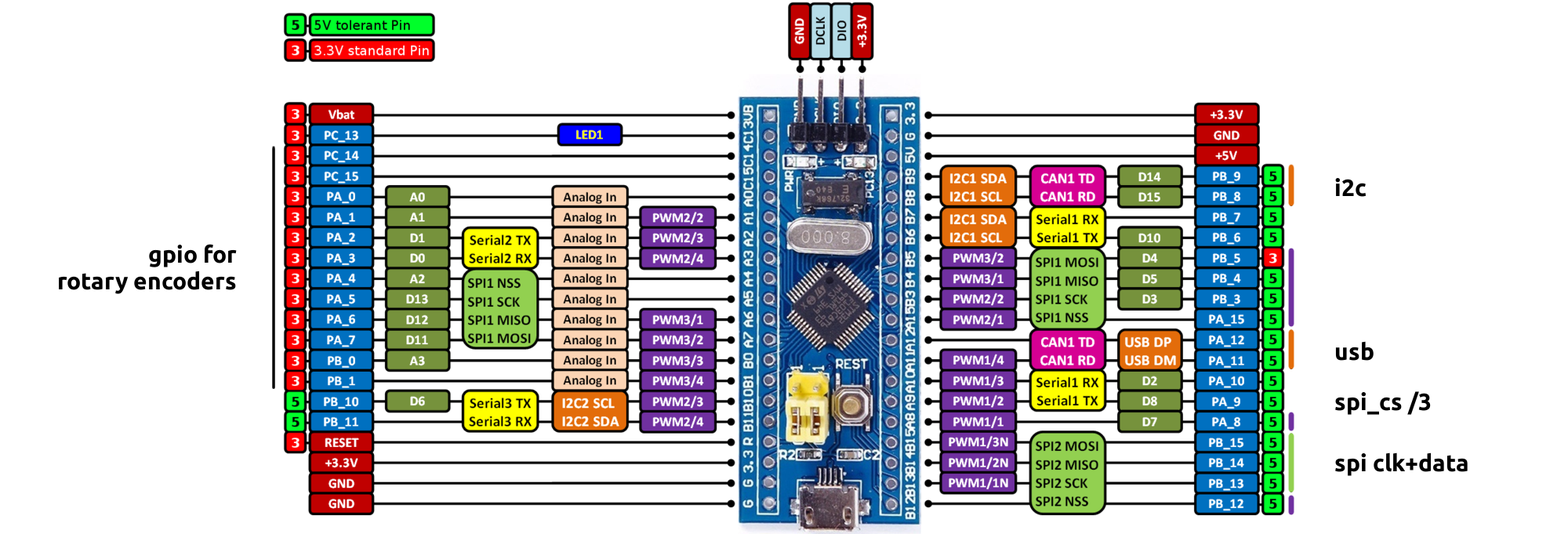
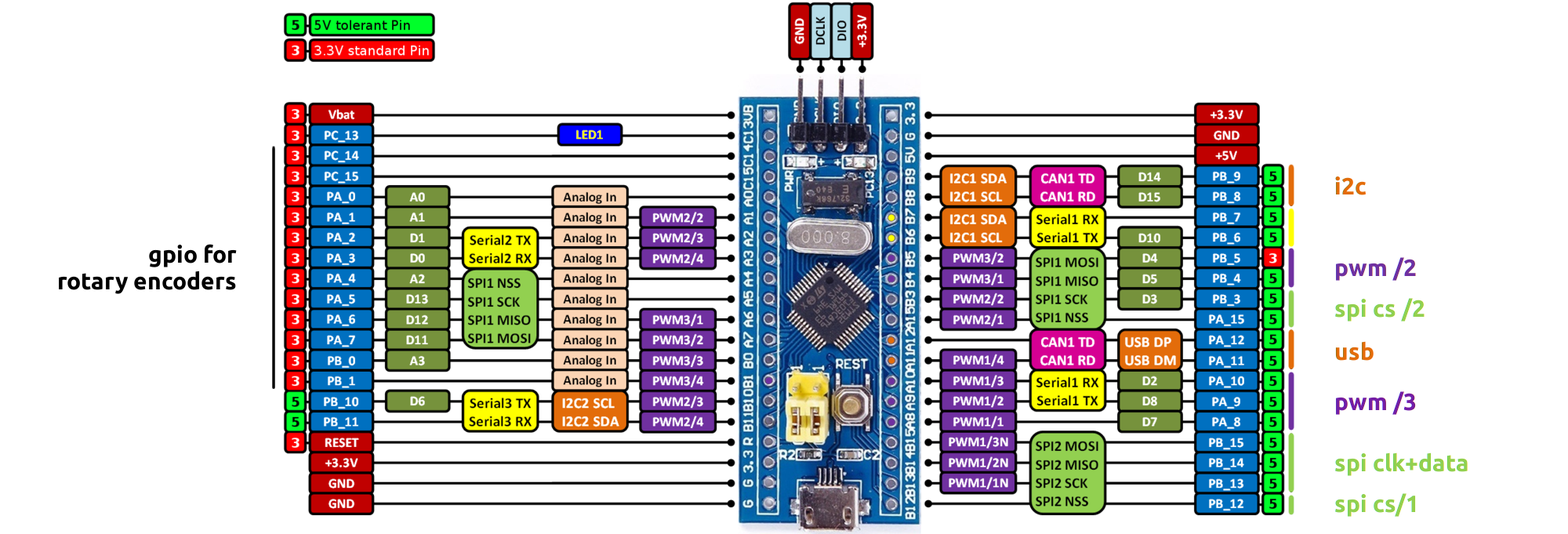
The second 1568 × 534 image is a revision of the first. Changes to its layers:
painted on "Layer #1" over [765, 207, 1295, 516]
added layer "pwm /2" above "spi clk+data" over [1335, 257, 1416, 281]
painted on "spi clk+data" over [1335, 452, 1468, 476]
painted on "i2c" over [1335, 176, 1367, 197]
renamed "spi_cs /3" to "pwm /3", painted on it over [1335, 391, 1431, 415]
painted on "usb" over [1335, 341, 1374, 361]
added layer "spi cs/1" above "spi cs /2" over [1335, 493, 1416, 517]
added layer "spi cs /2" above "Layer" over [1335, 297, 1425, 322]
painted on "Layer" over [1288, 289, 1295, 515]
